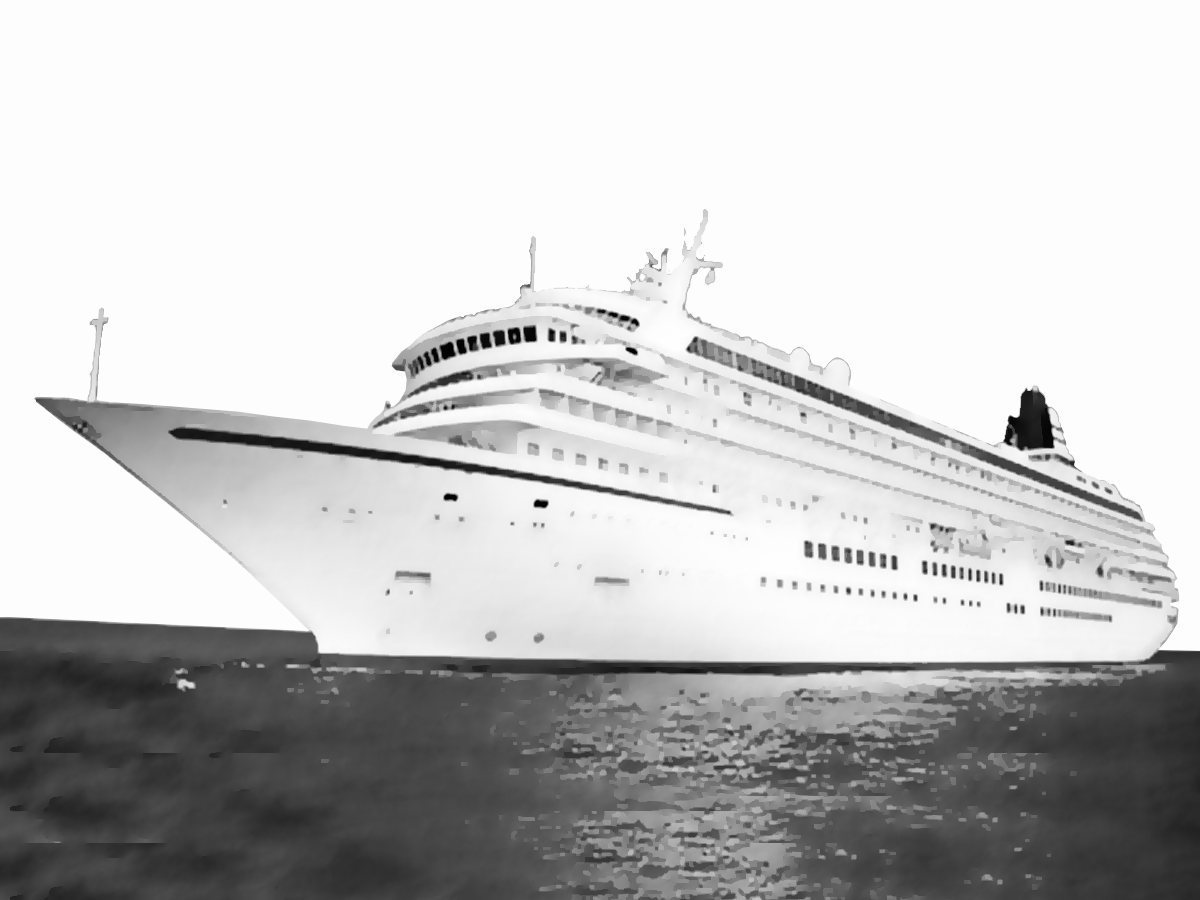
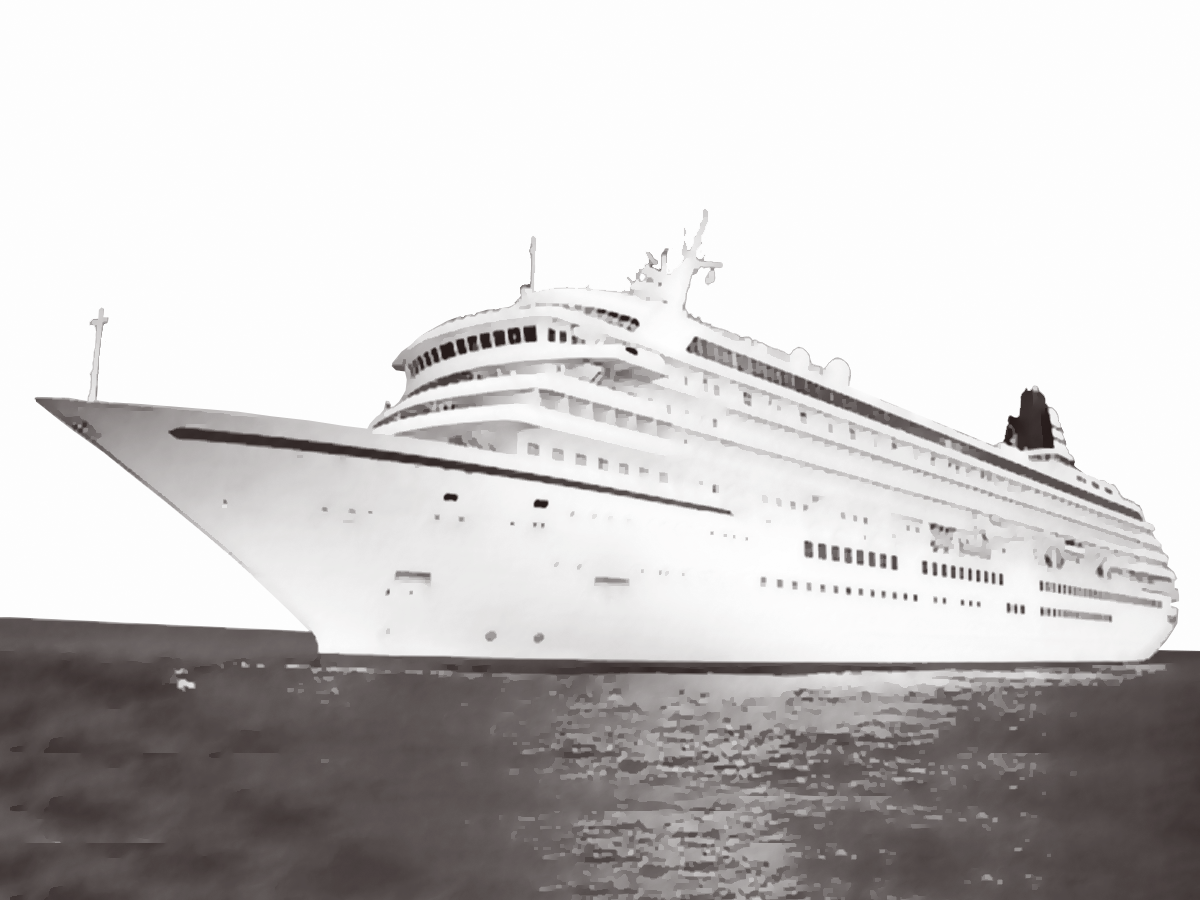
Layered file, before and after one edit (1200×900). Changes by layer:
removed layer "Layer 16" over 0, 209, 1200, 900
removed layer "Layer 4" over 0, 209, 1200, 900
added layer "image_color" above "image_back" over 0, 209, 1200, 900
added layer "image_back" over 0, 209, 1200, 900
